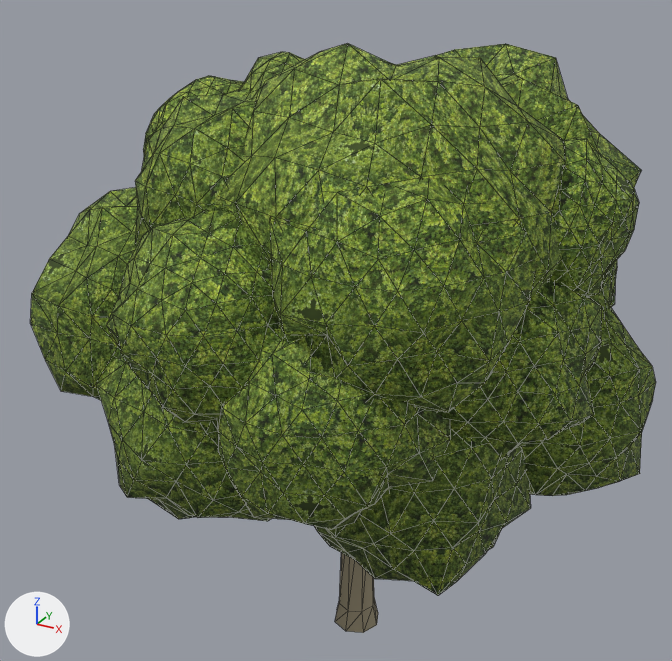
The glTF model game/assets/props/stadt_baum_platane.glb, before and after one commit.
Rendered twice from a 50 mm lens placed at (0.623, -1.199, 1.138), pointed at (-0.036, -0.001, 0.539). Every picture has the same lights, and +X, +Y and +Z are marked at lower left. The picture after the commit comes second. Mesh edges are drawn as thin lines. Vertices at exactly the same position are counted once.

Names of what the first picture shows: 'Prop'.
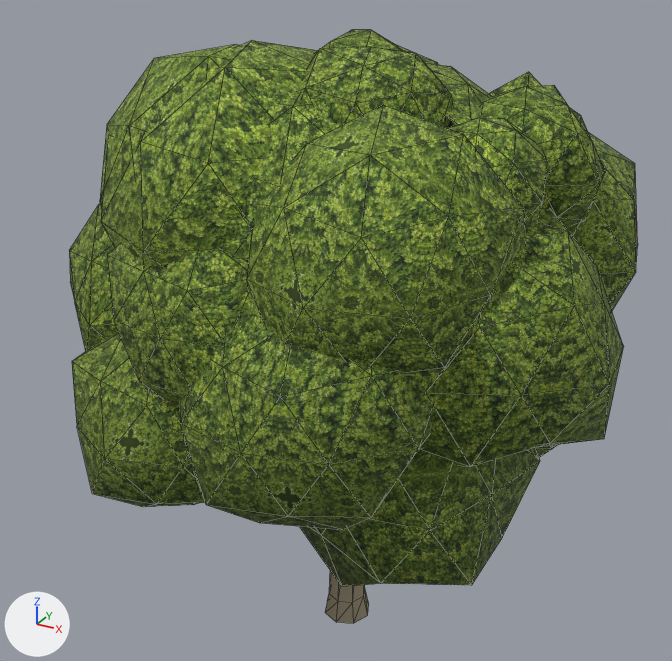
Changed parts and their boxes [x1, y1, x2, y2] in the pictures (672 x 661 px; the box of a moved part takes in the faces that stretch with it):
'Prop', reshaped (9% narrower)
    before: [31, 43, 656, 633]
    after: [69, 30, 638, 623]
part 1 of me_krone, moved or reshaped
    before: [335, 553, 378, 633]
    after: [325, 571, 369, 623]
part 2 of me_krone, rebuilt (mostly hidden afterwards)
    before: [521, 304, 656, 496]
    after: [536, 445, 557, 457]
part 3 of me_krone, rebuilt
    before: [31, 187, 138, 400]
    after: [69, 204, 118, 351]
part 4 of me_krone, rebuilt (not visible afterwards)
    before: [610, 278, 616, 307]
part 5 of me_krone, rebuilt
    before: [314, 431, 531, 596]
    after: [299, 448, 540, 586]
part 6 of me_krone, rebuilt
    before: [96, 351, 272, 521]
    after: [72, 332, 205, 507]
part 7 of me_krone, rebuilt
    before: [106, 211, 280, 423]
    after: [107, 244, 253, 406]
part 8 of me_krone, rebuilt
    before: [398, 44, 641, 285]
    after: [565, 132, 638, 311]
part 9 of me_krone, rebuilt (17% taller)
    before: [270, 178, 535, 412]
    after: [247, 105, 525, 380]
part 10 of me_krone, rebuilt
    before: [436, 280, 602, 460]
    after: [419, 209, 623, 467]
part 11 of me_krone, rebuilt
    before: [135, 87, 257, 245]
    after: [222, 217, 249, 260]
part 12 of me_krone, rebuilt (6% wider, 16% taller)
    before: [212, 336, 450, 530]
    after: [180, 304, 433, 529]
part 13 of me_krone, rebuilt (not visible before)
    after: [425, 63, 491, 125]
part 14 of me_krone, deleted (mostly hidden)
    before: [143, 76, 617, 308]
part 15 of me_krone, moved or reshaped
    before: [220, 43, 639, 298]
    after: [100, 30, 605, 266]

What the commit changed:
me_krone is used by ob_prop; location (0.0, 0.0, 0.0).
me_krone had 2198 vertices, 3600 faces and spanned x -0.451..0.451, y -0.433..0.433, z 0.0..1.0.
me_krone now has 781 vertices, 1135 faces and spans x -0.429..0.429, y -0.426..0.426, z 0.0..1.0.
me_krone part 1: the loose piece of 32 vertices spanning x -0.021..0.06, y -0.065..0.016, z 0.0..0.654 is multiplied about its middle by the matrix ((1.024, 0.0, 0.0), (0.0, 1.024, 0.0), (0.0, 0.0, 1.024)), then moved by (-0.026, 0.013, 0.008).
me_krone part 2: the loose piece of 114 vertices spanning x 0.156..0.451, y -0.144..0.199, z 0.336..0.662 is rebuilt with 22 vertices and now spans x 0.139..0.378, y -0.08..0.188, z 0.376..0.652.
me_krone part 3: the loose piece of 111 vertices spanning x -0.451..-0.14, y -0.337..0.054, z 0.38..0.784 is rebuilt with 31 vertices and now spans x -0.429..-0.169, y -0.291..0.024, z 0.443..0.754.
me_krone part 4: the loose piece of 103 vertices spanning x -0.028..0.343, y 0.116..0.433, z 0.39..0.746 is rebuilt with 29 vertices and now spans x -0.054..0.307, y 0.113..0.421, z 0.41..0.745.
me_krone part 5: the loose piece of 102 vertices spanning x -0.016..0.336, y -0.326..0.019, z 0.27..0.607 is rebuilt with 32 vertices and now spans x -0.04..0.333, y -0.323..0.054, z 0.228..0.547.
me_krone part 6: the loose piece of 86 vertices spanning x -0.3..0.068, y -0.401..-0.071, z 0.293..0.654 is rebuilt with 35 vertices and now spans x -0.32..-0.018, y -0.41..-0.086, z 0.304..0.639.
me_krone part 7: the loose piece of 85 vertices spanning x -0.191..0.09, y -0.433..-0.228, z 0.535..0.816 is rebuilt with 21 vertices and now spans x -0.215..0.088, y -0.385..-0.202, z 0.533..0.826.
me_krone part 8: the loose piece of 82 vertices spanning x -0.055..0.378, y -0.084..0.321, z 0.546..0.977 is rebuilt with 28 vertices and now spans x 0.057..0.402, y -0.041..0.308, z 0.499..0.887.
me_krone part 9: the loose piece of 79 vertices spanning x 0.016..0.335, y -0.383..-0.104, z 0.583..0.892 is rebuilt with 26 vertices and now spans x -0.016..0.316, y -0.386..-0.112, z 0.588..0.94.
me_krone part 10: the loose piece of 75 vertices spanning x 0.206..0.41, y -0.27..0.007, z 0.472..0.739 is rebuilt with 28 vertices and now spans x 0.124..0.429, y -0.29..0.08, z 0.435..0.807.
me_krone part 11: the loose piece of 73 vertices spanning x -0.268..0.014, y -0.3..0.026, z 0.649..0.947 is rebuilt with 16 vertices and now spans x -0.249..0.06, y -0.345..-0.037, z 0.651..0.968.
me_krone part 12: the loose piece of 72 vertices spanning x -0.035..0.265, y -0.413..-0.209, z 0.383..0.699 is rebuilt with 27 vertices and now spans x -0.106..0.257, y -0.426..-0.159, z 0.38..0.73.
me_krone part 13: the loose piece of 25 vertices spanning x -0.06..0.191, y -0.106..0.093, z 0.815..0.958 is rebuilt with 17 vertices and now spans x -0.087..0.234, y -0.115..0.185, z 0.79..0.967.
me_krone part 14: 8 loose pieces with 304 vertices, spanning x -0.295..0.369, y -0.202..0.302, z 0.46..0.969, are deleted.
me_krone part 15: 276 vertices removed from x -0.174..0.405, y -0.35..0.127, z 0.676..1.0; 238 vertices added at x -0.404..0.358, y -0.375..0.256, z 0.631..1.0.
Other edits to the shape of me_krone do not show in these pictures.
